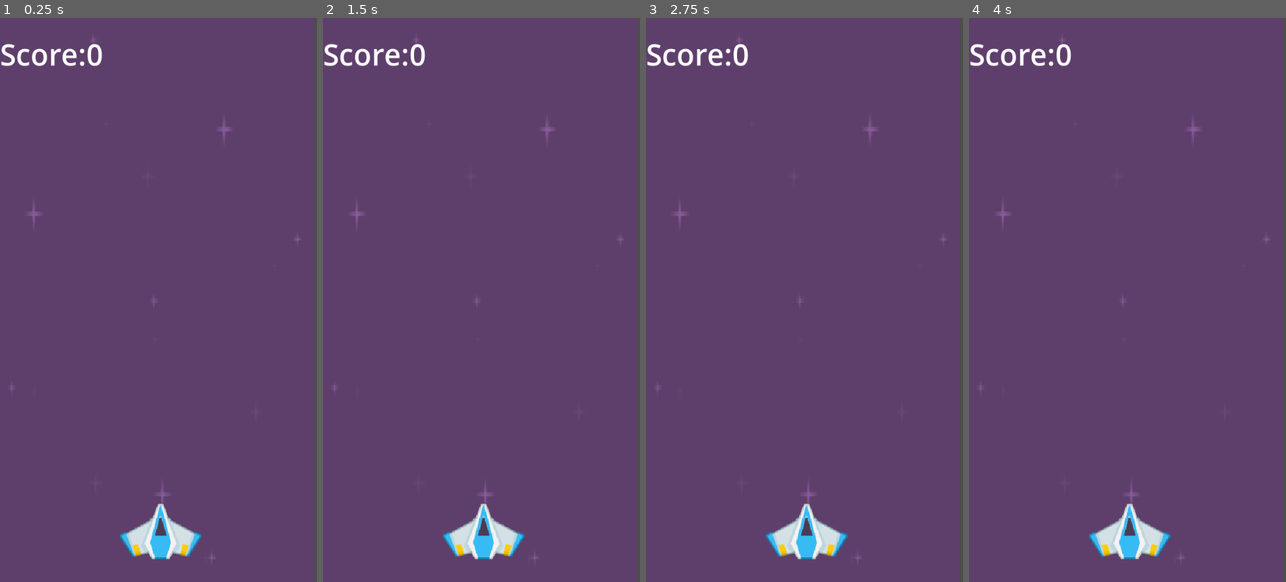
Above: before the commit, frames 1-4 (left to right).
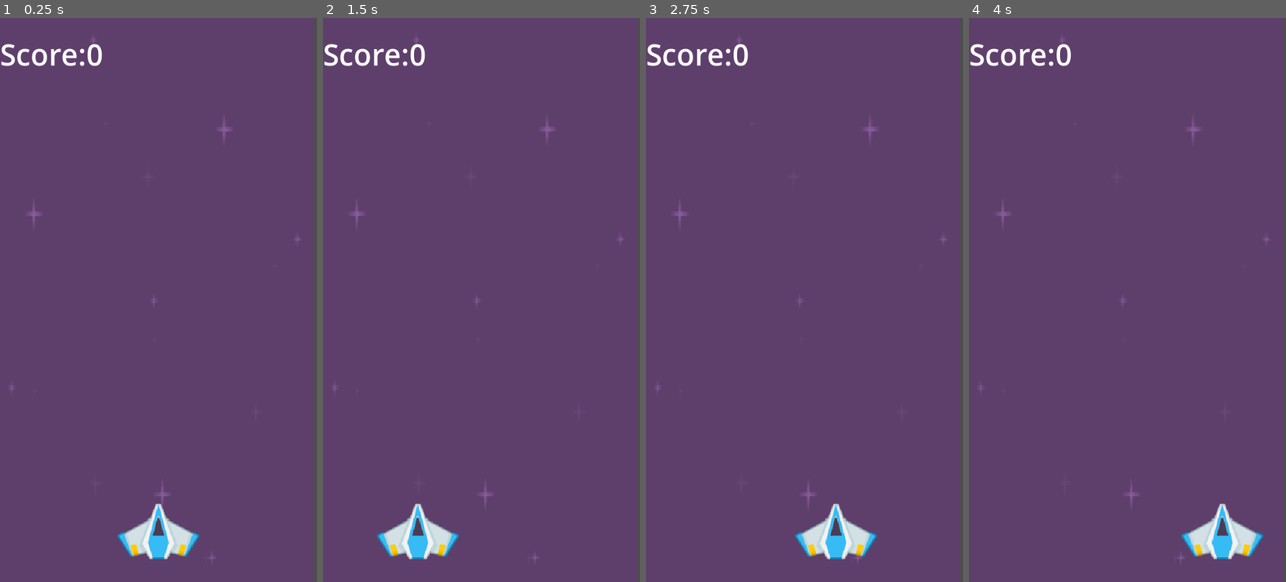
Above: after the commit, the same moments.

Repository: HA5UN0/rfgd-beginner-projects
Game: Godot game, scene res://scenes/main.tscn
Same seed, same stepped clock (60 frames per second), same inputs: the game is played once before the commit and once after it.
Inputs (mouse positions are in pixels of both pictures, inside the frame that each line leads up to):
- Up to frame 1 (0.25 s): no input
- Up to frame 2 (1.5 s): tap Enter at 0.5 s; move the mouse to (551, 271) at 0.52 s; tap Space (fire) at 0.6, 1.25, 1.35 s; move the mouse to (418, 328) at 1.27 s
- Up to frame 3 (2.75 s): tap Enter at 2 s; move the mouse to (836, 175) at 2.02 s; tap Space (fire) at 2.1 s
- Up to frame 4 (4 s): tap Space (fire) at 2.75, 2.85, 3.6 s; move the mouse to (1111, 412) at 2.77 s; tap Enter at 3.5 s; move the mouse to (1222, 384) at 3.52 s

The runs differ from the first frame. In frame 1, 0.8% of the frame differs, in the area x 36-64%, y 86-96%; in frame 2, 2.6%; in frame 3, 1.9%; in frame 4, 2.7%, in the area x 37-93%, y 86-96%.
Error before the commit: Invalid assignment of property or key 'x' with value of type 'Vector2' on a base object of type 'Vector2'. (res://scripts/player.gd:8)
Error after the commit: Cannot call method 'instantiate' on a null value. (res://scripts/player.gd:12)

Commit message:
created main script and reset function

Diff:
--- a/space_shooter/scenes/main.tscn
+++ b/space_shooter/scenes/main.tscn
@@ -1,6 +1,7 @@
-[gd_scene load_steps=7 format=3 uid="uid://b2jetwafg6kgt"]
+[gd_scene load_steps=8 format=3 uid="uid://b2jetwafg6kgt"]
 
 [ext_resource type="Script" path="res://scripts/player.gd" id="1_34lnp"]
+[ext_resource type="Script" path="res://scripts/main.gd" id="1_lic38"]
 [ext_resource type="Texture2D" uid="uid://1ltne3wbswto" path="res://art/kenney_space-shooter-redux/Backgrounds/purple.png" id="1_t77up"]
 [ext_resource type="Texture2D" uid="uid://bqf8ynfi2nw82" path="res://art/kenney_space-shooter-redux/PNG/playerShip2_blue.png" id="2_ps4yw"]
 
@@ -14,6 +15,7 @@
 font_size = 70
 
 [node name="Main" type="Node2D"]
+script = ExtResource("1_lic38")
 
 [node name="Player" type="Area2D" parent="."]
 z_index = 1
--- /dev/null
+++ b/space_shooter/scripts/main.gd
@@ -0,0 +1,8 @@
+extends Node2D
+
+var score = 0
+var is_game_over = false
+
+func reset_values():
+	score = 0
+	is_game_over = false
--- a/space_shooter/scripts/player.gd
+++ b/space_shooter/scripts/player.gd
@@ -3,9 +3,9 @@
 @export var laser_tcsn: PackedScene
 @onready var mainScene = $".."
 
-func _process(delta):
+func _process(_delta):
 	var mouse_pos = get_global_mouse_position()
-	position.x = mouse_pos
+	position.x = mouse_pos.x
 
 	#shoot laser
 	if Input.is_action_just_pressed("fire"):
